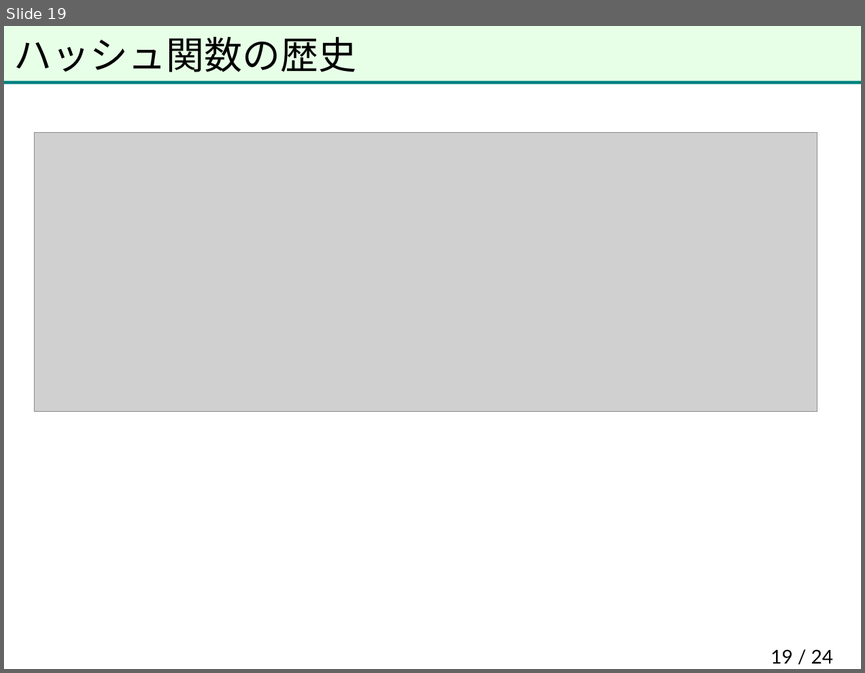
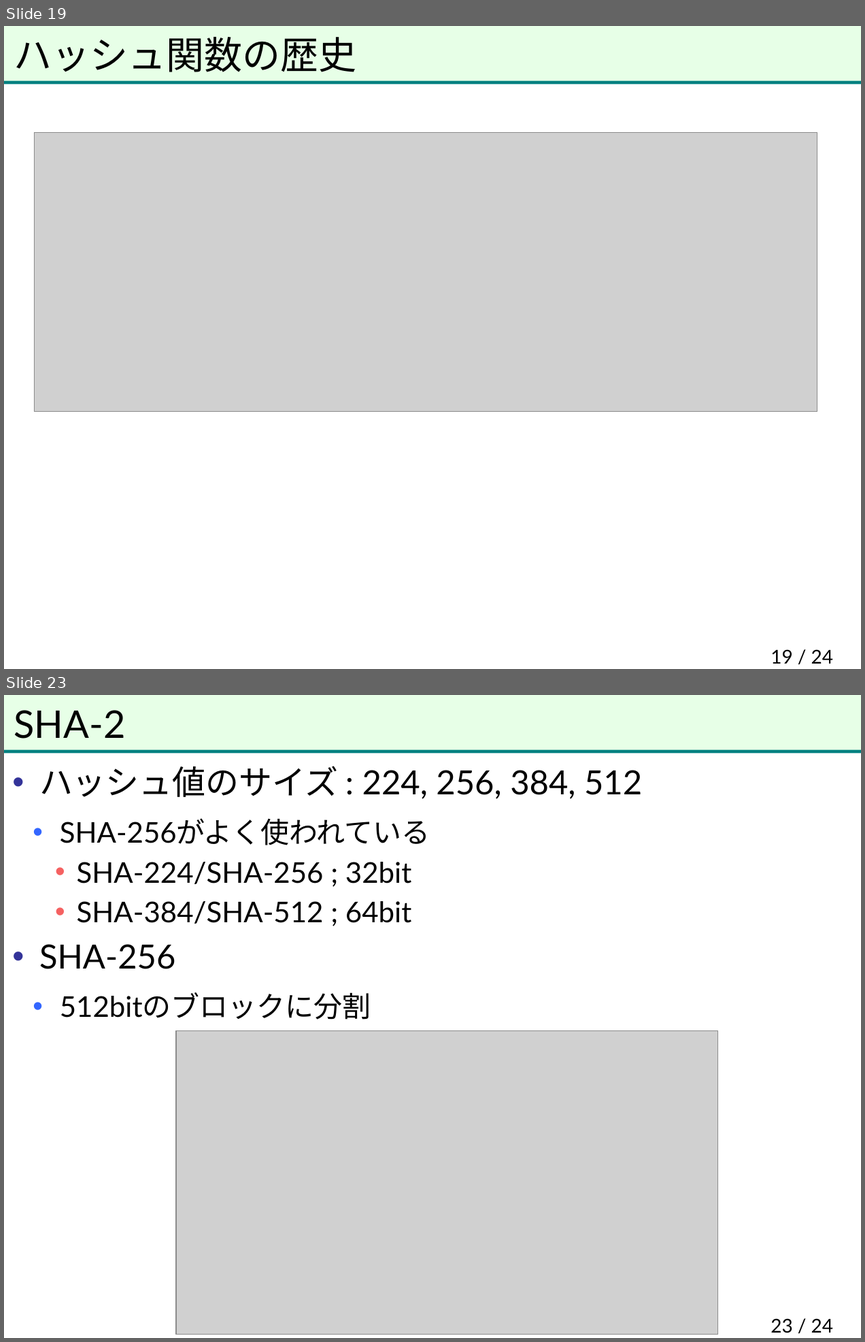
Before and after one commit to herumi/anninbon, a slide deck: lec/anninbon6.pptx. Shown one above the other, each under a label of ours: slide 19 before the commit, slides 19 and 23 after it; the slides between them are not shown. The pictures are 865x673 and 865x1342 pixels, drawn with LibreOffice and Linux fonts; fonts in the diff are those of the drawing; grey boxes stand for pictures; background and template pictures are left out. Boxes give left, top, right and bottom in pixels: in the first picture for what was removed or moved away, otherwise in the second. Text is boxed around its words. In the diff, an @@ line names an element or a change of style, - is before the commit and + after.

```diff
--- a/lec/anninbon6.pptx
+++ b/lec/anninbon6.pptx
@@ slide 23 added at (4,695,861,1338), background #FFFFFF; not listed: 2 template elements that a slide beside it also shows @@
@@ title added at (14,710,125,739), 32 pt, text #000000 @@
+SHA-2
@@ text added at (39,766,642,1019), 24 pt, text #000000 @@
+• ハッシュ値のサイズ : 224, 256, 384, 512
+  • SHA-256がよく使われている
+    • SHA-224/SHA-256 ; 32bit
+    • SHA-384/SHA-512 ; 64bit
+• SHA-256
+  • 512bitのブロックに分割
@@ picture added at (176,1031,718,1334) @@
@@ page number added at (770,1318,833,1333), 16 pt, text #000000 @@
+23 / 24
```
Also in this commit, not shown: 1 slide changed, 10 other slides added.
